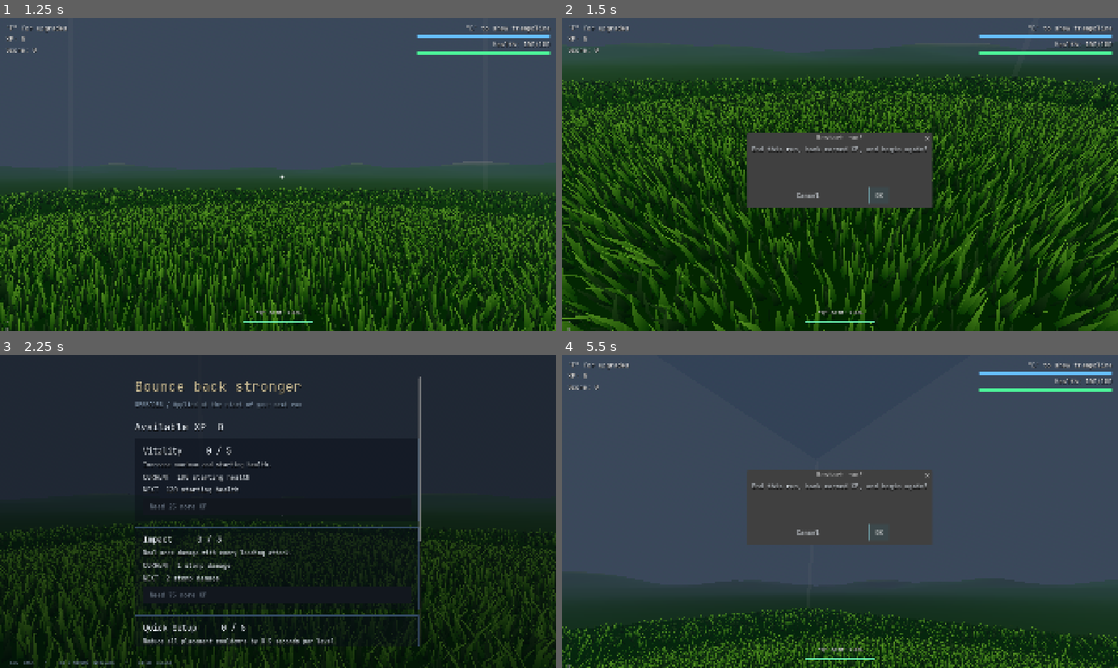
Above: before the commit, frames 1-4 (two rows, left to right).
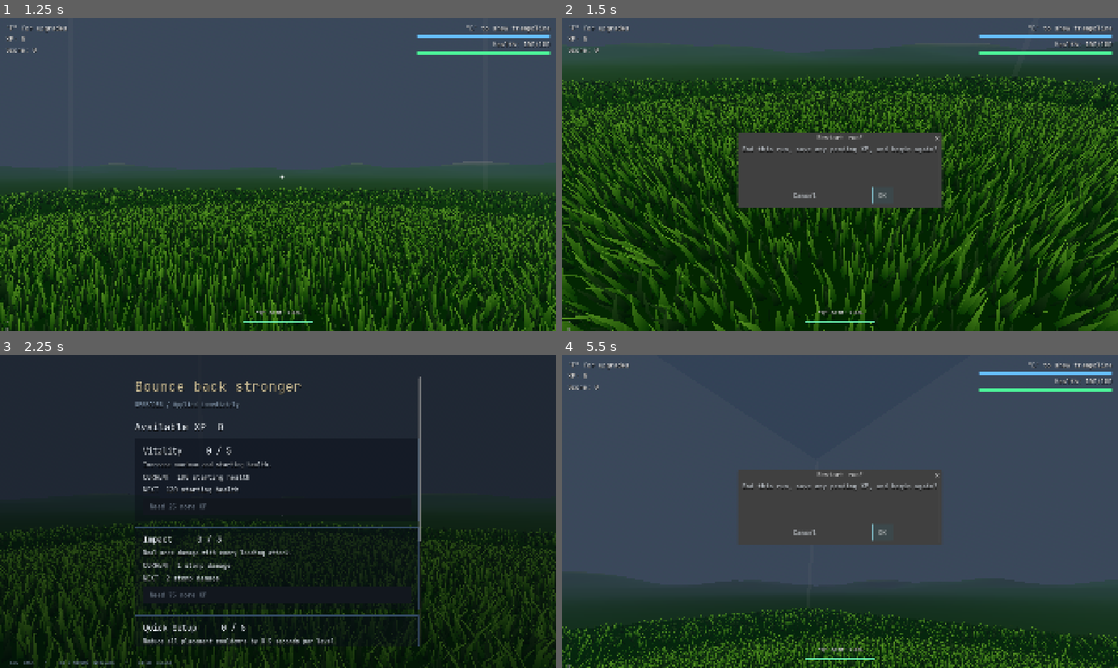
Above: after the commit, the same moments.

Repository: Error403Allowed/Rebound
Game: Godot game, scene res://UI/boot.tscn
The game is run twice, just before and just after one commit, with the same random seed, the same clock (stepped at 60 frames per second) and the same inputs.
Inputs (mouse positions are in pixels of both pictures, inside the frame that each line leads up to):
- Up to frame 1 (1.25 s): click "Start survival" at 0.5 s
- Up to frame 2 (1.5 s): tap Enter at 1.25 s; move the mouse to (867, 174) at 1.27 s; hold W from 1.28 s (still down); tap R at 1.35 s; click (867, 174) at 1.42 s
- Up to frame 3 (2.25 s): keep holding W; tap Space at 1.52 s; tap F at 1.55, 2.1 s; move the mouse to (250, 511) at 2.02 s; click (250, 511) at 2.17 s
- Up to frame 4 (5.5 s): tap Space at 2.27, 4.52, 5.27 s; tap E at 2.3, 2.85, 4.55, 5.1 s; move the mouse to (895, 442) at 2.77 s; release W at 2.78 s; hold D 2.78-3.5 s; click (895, 442) at 2.92 s; tap R at 3.05, 5.3 s; drag from (812, 574) to (673, 464) at 3.52 s; move the mouse to (1006, 558) at 4.27 s; hold A 4.28-5.03 s; tap F at 4.35 s; click (1006, 558) at 4.42 s; tap Escape at 4.9 s; move the mouse to (795, 508) at 5.02 s; hold W from 5.03 s (still down); click (795, 508) at 5.17 s

Frame 1 is identical in both runs. In frame 2, 1.2% of the frame differs, in the area x 31-69%, y 36-61%; in frame 3, 0.1%; in frame 4, 1.1%.

Commit message:
Credit XP live and make enemy defeats more visible

Diff:
--- a/Progression/progression.gd
+++ b/Progression/progression.gd
@@ -19,6 +19,7 @@
 var load_notice := ""
 var next_run_id := 0
 var active_runs: Dictionary = {}
+var credited_runs: Dictionary = {}
 
 func _ready() -> void:
 	process_mode = Node.PROCESS_MODE_ALWAYS
@@ -121,6 +122,7 @@
 func begin_run() -> int:
 	next_run_id += 1
 	active_runs[next_run_id] = false
+	credited_runs[next_run_id] = 0
 	return next_run_id
 
 func finish_run(id: int, earned: int, score: int, wave: int) -> int:
@@ -131,13 +133,14 @@
 	if earned < 0 or score < 0 or wave < 0:
 		return ERR_INVALID_PARAMETER
 	var before := _snapshot()
-	currency = mini(1000000000, currency + earned)
+	currency = mini(1000000000, currency + maxi(0, earned - int(credited_runs.get(id, 0))))
 	best_score = maxi(best_score, mini(1000000000, score))
 	highest_wave = maxi(highest_wave, mini(1000000000, wave))
 	var error := save_progress()
 	if error != OK:
 		_restore(before)
 		return error
+	credited_runs[id] = maxi(earned, int(credited_runs.get(id, 0)))
 	active_runs[id] = true
 	load_notice = ""
 	changed.emit()
@@ -146,3 +149,20 @@
 
 func upgraded_rebound_increment() -> float:
 	return 1.5 if int(levels.get("rebound", 0)) > 0 else 0.0
+
+
+func credit_run_total(id: int, earned: int) -> int:
+	if not active_runs.has(id) or bool(active_runs[id]) or earned < 0:
+		return ERR_INVALID_PARAMETER
+	var paid := int(credited_runs.get(id, 0))
+	if earned <= paid:
+		return OK
+	var before := _snapshot()
+	currency = mini(1000000000, currency + earned - paid)
+	var error := save_progress()
+	if error != OK:
+		_restore(before)
+		return error
+	credited_runs[id] = earned
+	changed.emit()
+	return OK
--- a/Scenes/wave_manager.gd
+++ b/Scenes/wave_manager.gd
@@ -103,7 +103,7 @@
 	break_timer = time_between_waves
 	to_spawn = 0               # enemies not spawned yet are dropped; ones already alive stay
 	score += score_per_wave
-	currency += coins_per_wave
+	_award_xp(coins_per_wave)
 	_show_banner("WAVE %d CLEARED" % wave)
 	if heal_between_waves > 0 and player != null:
 		player.health = mini(player.health + heal_between_waves, player.max_health)
@@ -161,7 +161,7 @@
 	alive = maxi(0, alive - 1)
 	kills += 1
 	score += score_per_kill
-	currency += coins_per_kill
+	_award_xp(coins_per_kill)
 	# only kills of the current wave's own enemies count toward clearing it,
 	# so stragglers from an earlier wave don't speed up the next one
 	if not in_break and int(enemy.get_meta("wave", 0)) == wave:
@@ -176,7 +176,7 @@
 	resume_button.hide()
 	Input.mouse_mode = Input.MOUSE_MODE_VISIBLE
 	results_title.text = "GAME OVER"
-	results_stats.text = "Score: %d\nWave reached: %d\nEnemies defeated: %d\nRun experience: %d\n\nEarned experience are banked when the run ends." % [score, wave, kills, currency]
+	results_stats.text = "Score: %d\nWave reached: %d\nEnemies defeated: %d\nRun XP: %d\n\nXP is credited as it is earned." % [score, wave, kills, currency]
 	results.show()
 	restart_button.grab_focus()
 	results.hide()
@@ -262,10 +262,10 @@
 
 func _update_hud() -> void:
 	if in_break:
-		info.text = "Wave %d starts in %d   |   Kills: %d   |   Score: %d   |   Experience: %d" % [wave + 1, ceili(break_timer), kills, score, currency]
+		info.text = "Wave %d starts in %d   |   Kills: %d   |   Score: %d   |   XP: %d" % [wave + 1, ceili(break_timer), kills, score, currency]
 	else:
 		var to_clear := maxi(0, wave_needed - wave_kills)
-		info.text = "Wave %d   |   Defeat %d more to advance   |   Kills: %d   |   Score: %d   |   Experience: %d" % [wave, to_clear, kills, score, currency]
+		info.text = "Wave %d   |   Defeat %d more to advance   |   Kills: %d   |   Score: %d   |   XP: %d" % [wave, to_clear, kills, score, currency]
 
 
 func _show_banner(text: String) -> void:
@@ -286,7 +286,6 @@
 			KEY_ESCAPE:
 				get_viewport().set_input_as_handled()
 				_pause()
-				UIManager.open_settings("game")
 			KEY_F:
 				get_viewport().set_input_as_handled()
 				_pause()
@@ -301,7 +300,7 @@
 	get_tree().paused = true
 	Input.mouse_mode = Input.MOUSE_MODE_VISIBLE
 	results_title.text = "PAUSED"
-	results_stats.text = "Score: %d | Wave: %d | Kills: %d | Run experience: %d" % [score, wave, kills, currency]
+	results_stats.text = "Score: %d | Wave: %d | Kills: %d | Run XP: %d" % [score, wave, kills, currency]
 	resume_button.show()
 	results.show()
 	resume_button.grab_focus()
@@ -328,3 +327,10 @@
 		banked = true
 		new_best = score > previous_best
 	return bank_error
+
+
+func _award_xp(amount: int) -> void:
+	if amount <= 0 or banked:
+		return
+	currency += amount
+	bank_error = Progression.credit_run_total(run_id, currency)
--- a/UI/ui_manager.gd
+++ b/UI/ui_manager.gd
@@ -6,13 +6,13 @@
 const ARENA := "res://Scenes/main.tscn"
 const MENU_WORLD := "res://Scenes/menu_world.tscn"
 const LESSONS := [
-	["Survival", "Survive endless waves in the grass arena. Launch from trampolines and land near enemies to damage them. There is no final victory wave: improve your run score. Bank XP at the end of a run and invest in upgrades."],
-	["MOVE WITH INTENT", "W A S D — move\nMouse — look and aim\nShift + forward — sprint\nSpace — jump (holding repeats jumps)\nQ — dash on ground or in air. Charge refills in 3 seconds; 20% minimum. More charge gives more speed and distance; capped at 100%. Each dash spends the meter.\nF — upgrades (banked XP; applies next run)\nEscape — settings\nR — restart with confirmation"],
+	["Survival", "Survive endless waves in the grass arena. Launch from trampolines and land near enemies to damage them. There is no final victory wave: improve your run score. Earn XP immediately and spend it on upgrades during the run."],
+	["MOVE WITH INTENT", "W A S D — move\nMouse — look and aim\nSpace — jump (holding repeats jumps)\nQ — dash on ground or in air. Charge refills in 3 seconds; 20% minimum. More charge gives more speed and distance; capped at 100%. Each dash spends the meter.\nF — upgrades (banked XP; applies immediately)\nEscape — pause menu\nR — restart with confirmation"],
 	["CHOOSE YOUR TRAMPOLINE", "1 GREEN: launch 16 / 4 charges / base 5-second cooldown\n2 BLUE: launch 20 / 3 charges / b …(207 unchanged characters)…
 	["BUILD YOUR REBOUND", "Buy Rebound in the shop for 55 XP to unlock +1.5 launch velocity per consecutive bounce on the same trampoline, capped at +8. Without the upgrade, bounces use base launch strength. Switching trampolines resets the bonus. Charges still apply: no trampoline lasts forever."],
 	["LAND YOUR ATTACK", "After a trampoline launch, land to trigger one impact. Enemies within 2 metres of your landing c …(315 unchanged characters)…
 	["READ THE ENEMIES", "CHASER: predictive pursuit and airborne repositioning.\nDODGER (wave 3+): yellow warning, then sidestep.\nFLANKER (wave 5+): angled interception.\nCHARGER (wave 7+): warning, committed rush, recovery.\nRoles and the basic/speedy variants are separate."],
-	["SURVIVE THE WAVE", "Clear all living and pending enemies  …(82 unchanged characters)… ath freezes gameplay and opens results. Death and confirmed restart or exit bank your run XP once. Spend banked XP between runs. Force-closing an unfinished run does not bank it."]
+	["SURVIVE THE WAVE", "Clear all living and pending enemies  …(82 unchanged characters)… ath freezes gameplay and opens results. XP is credited as you earn it, and purchases apply immediately. Spend banked XP between runs. If a save fails, pending XP is retried on the next award or when leaving the run."]
 ]
 var root_ui: Control
 var content: VBoxContainer
@@ -244,7 +244,7 @@
 	if not _bank_before_leaving(): return
 	get_tree().paused = false
 	screen = "loading"
-	_page("PREPARING YOUR RUN", "Rebound is a shop unlock. Base launch strength is available to everyone. Charges still apply.")
+	_page("Loading")
 	load_bar = ProgressBar.new()
 	load_bar.custom_minimum_size.y = 10
 	load_bar.show_percentage = false
@@ -283,7 +283,7 @@
 		cooldown.max_value = player.trampoline_cooldowns[player.selected_tier]
 		cooldown.value = maxf(0.0, cooldown.max_value - player.cooldown_left)
 		health_text.text = "Health: %d/%d" % [player.health, player.max_health]
-		wave_text.text = "XP: %d" % Progression.currency
+		wave_text.text = "XP: %d%s" % [Progression.currency, " (save pending)" if manager.bank_error != OK else ""]
 		score_text.text = "Score: %d" % manager.score
 		tier_text.text = '"E" to show trampoline' if player.cooldown_left <= 0.0 else "Trampoline ready in %.1f s" % player.cooldown_left
 		dash_bar.value = player.dash_charge * 100.0
@@ -366,7 +366,7 @@
 	health_text = _hud_label(right, "Health: 100/100")
 	health_text.horizontal_alignment = HORIZONTAL_ALIGNMENT_RIGHT
 	health_bar = _hud_bar(right, Color(0.3, 0.95, 0.6), 14)
-	var hint := _hud_label(hud, '"Esc" to open settings', 14)
+	var hint := _hud_label(hud, '"Esc" to pause', 14)
 	hint.set_anchors_and_offsets_preset(Control.PRESET_BOTTOM_LEFT)
 	hint.offset_left = 20
 	hint.offset_top = -40
@@ -414,8 +414,8 @@
 	_button(content, "SETTINGS", func(): open_settings("pause"))
 	_button(content, "HOW TO PLAY", func(): open_help("pause"))
 	_button(content, "RESTART RUN", request_restart)
-	_button(content, "MAIN MENU", func(): confirm("End this run?", "Your run will end and earned XP will be banked.", leave_run))
-	_button(content, "QUIT", func(): confirm("Quit Rebound?", "Your run will end and earned XP will be banked.", quit_game))
+	_button(content, "MAIN MENU", func(): confirm("End this run?", "Your run will end. Any pending XP save will be retried.", leave_run))
+	_button(content, "QUIT", func(): confirm("Quit Rebound?", "Your run will end. Any pending XP save will be retried.", quit_game))
 	_focus_first()
 
 func show_results() -> void:
@@ -440,7 +440,7 @@
 	_focus_first()
 
 func request_restart() -> void:
-	confirm("Restart run?", "End this run, bank earned XP, and begin again?", start_run)
+	confirm("Restart run?", "End this run, save any pending XP, and begin again?", start_run)
 
 func leave_run() -> void:
 	if not _bank_before_leaving(): return
@@ -492,7 +492,7 @@
 				_slider(box, "Mouse sensitivity", "mouse_sensitivity", 0.0002, 0.01, 0.0001)
 				_toggle(box, "Invert vertical look", "invert_y")
 				_slider(box, "Base field of view", "base_fov", 60, 110, 1)
-				_toggle(box, "Dynamic sprint/jump FOV", "dynamic_fov")
+				_toggle(box, "Dynamic movement FOV", "dynamic_fov")
 				_slider(box, "FOV effect strength", "fov_strength", 0, 1.5, 0.05)
 			"Audio":
 				_slider(box, "Master volume", "master_volume", 0, 1, 0.05)
@@ -510,7 +510,7 @@
 				_toggle(box, "Disable damage flashing", "reduced_flashing")
 				_label(box, "Roles have text labels as well as colours. Menus support Tab/arrows, Enter and Escape.", 20)
 			"Controls":
-				_label(box, "WASD — Move\nMouse — Look\nShift — Sprint forward\nSpace — Jump\nQ — Charged dash (ground and air)\n1 / 2 / 3 — Select trampoline\nE / Left click — Place\nF — Upgrades (next run)\nEscape — Settings / back\nR — Request restart\n\nCustom k …(68 unchanged characters)…
+				_label(box, "WASD — Move\nMouse — Look\nSpace — Jump\nQ — Charged dash (ground and air)\n1 / 2 / 3 — Select trampoline\nE / Left click — Place\nF — Upgrades (immediate)\nEscape — Pause / back\nR — Request restart\n\nCustom k …(68 unchanged characters)…
 			"Data":
 				_label(box, "Settings file: user://settings.cfg\nPreferences and permanent progression are saved separately.", 22)
 				_button(box, "RESET SETTINGS", func(): confirm("Reset preferences?", "Restore default preferences? Your run is not reset.", func():
@@ -640,7 +640,7 @@
 func show_shop(origin: String) -> void:
 	return_screen = origin
 	screen = "shop"
-	_page("BOUNCE BACK STRONGER", "UPGRADES / Applied at the start of your next run")
+	_page("BOUNCE BACK STRONGER", "UPGRADES / Applied immediately")
 	_label(content, "AVAILABLE XP  %d" % Progression.currency, 34)
 	for key in ["health", "stomp", "cooldown", "rebound"]:
 		var definition: Dictionary = Progression.UPGRADES[key]
@@ -678,6 +678,13 @@
 	_focus_first()
 
 func _purchase_upgrade(key: String, origin: String) -> void:
+	var manager := _manager()
+	if manager != null and not manager.banked:
+		manager.bank_error = Progression.credit_run_total(manager.run_id, manager.currency)
+		if manager.bank_error != OK:
+			show_shop(origin)
+			_label(content, "XP could not be saved. Purchase cancelled; retry when saving works.", 22)
+			return
 	var error: int = Progression.purchase(key)
 	show_shop(origin)
 	_label(content, "UPGRADE PURCHASED AND SAVED" if error == OK else "Purchase not completed: " + error_string(error), 22)
--- a/enemy.gd
+++ b/enemy.gd
@@ -282,32 +282,51 @@
 	var scene := get_tree().current_scene
 	if scene == null:
 		return
-	var p := CPUParticles3D.new()
-	p.mesh = _get_chunk_mesh()
-	p.material_override = _get_chunk_material(role)
-	p.cast_shadow = GeometryInstance3D.SHADOW_CASTING_SETTING_OFF
-	p.amount = 22
-	p.lifetime = 0.8
-	p.one_shot = true
-	p.explosiveness = 1.0
-	p.emission_shape = CPUParticles3D.EMISSION_SHAPE_SPHERE
-	p.emission_sphere_radius = 0.3 * body_size
-	p.direction = Vector3.UP
-	p.spread = 80.0
-	p.initial_velocity_min = 3.0
-	p.initial_velocity_max = 8.0
-	p.gravity = Vector3(0.0, -20.0, 0.0)
-	p.scale_amount_min = 0.5 * body_size
-	p.scale_amount_max = 1.5 * body_size
-	var shrink := Curve.new()                # chunks shrink away over their lifetime
-	shrink.add_point(Vector2(0.0, 1.0))
-	shrink.add_point(Vector2(0.7, 0.8))
-	shrink.add_point(Vector2(1.0, 0.0))
-	p.scale_amount_curve = shrink
-	p.finished.connect(p.queue_free)
-	scene.add_child(p)
-	p.global_position = global_position + Vector3(0.0, 0.4 * body_size, 0.0)
-	p.emitting = true
+	var popup := Label3D.new()
+	var manager := scene.get_node_or_null("WaveManager")
+	popup.text = "+%d XP" % int(manager.coins_per_kill) if manager != null else "Defeated"
+	popup.billboard = BaseMaterial3D.BILLBOARD_ENABLED
+	popup.font_size = 48
+	popup.pixel_size = 0.009
+	popup.outline_size = 10
+	scene.add_child(popup)
+	popup.global_position = global_position + Vector3(0, 1.1 * body_size, 0)
+	var tween := popup.create_tween().set_parallel()
+	if not bool(SettingsManager.get_value("reduced_motion")):
+		tween.tween_property(popup, "position:y", popup.position.y + 0.8, 0.7)
+	tween.tween_property(popup, "modulate:a", 0.0, 0.7)
+	tween.chain().tween_callback(popup.queue_free)
+	var count := mini(18, maxi(0, 144 - get_tree().get_nodes_in_group("enemy_debris").size()))
+	var default_gravity := maxf(0.01, float(ProjectSettings.get_setting("physics/3d/default_gravity", 9.8)))
+	for index in count:
+		var part := RigidBody3D.new()
+		part.mass = 0.15
+		part.gravity_scale = gravity / default_gravity
+		part.collision_layer = 0
+		part.collision_mask = 1
+		part.linear_damp = 0.4
+		part.angular_damp = 0.8
+		part.add_to_group("enemy_debris")
+		var visual := MeshInstance3D.new()
+		visual.mesh = _get_chunk_mesh()
+		visual.material_override = _get_chunk_material(role)
+		var size := randf_range(1.2, 2.2) * body_size
+		visual.scale = Vector3.ONE * size
+		part.add_child(visual)
+		var collider := CollisionShape3D.new()
+		var shape := SphereShape3D.new()
+		shape.radius = 0.09 * size
+		collider.shape = shape
+		part.add_child(collider)
+		var bounce := PhysicsMaterial.new()
+		bounce.bounce = 0.35
+		bounce.friction = 0.7
+		part.physics_material_override = bounce
+		scene.add_child(part)
+		part.global_position = global_position + Vector3(randf_range(-0.3, 0.3), randf_range(0.25, 0.8), randf_range(-0.3, 0.3)) * body_size
+		part.linear_velocity = velocity * 0.25 + Vector3(randf_range(-6.0, 6.0), randf_range(5.0, 10.0), randf_range(-6.0, 6.0))
+		part.angular_velocity = Vector3(randf_range(-9.0, 9.0), randf_range(-9.0, 9.0), randf_range(-9.0, 9.0))
+		get_tree().create_timer(3.5, false).timeout.connect(part.queue_free)
 
 
 # ---------- shared meshes (built once) ----------
